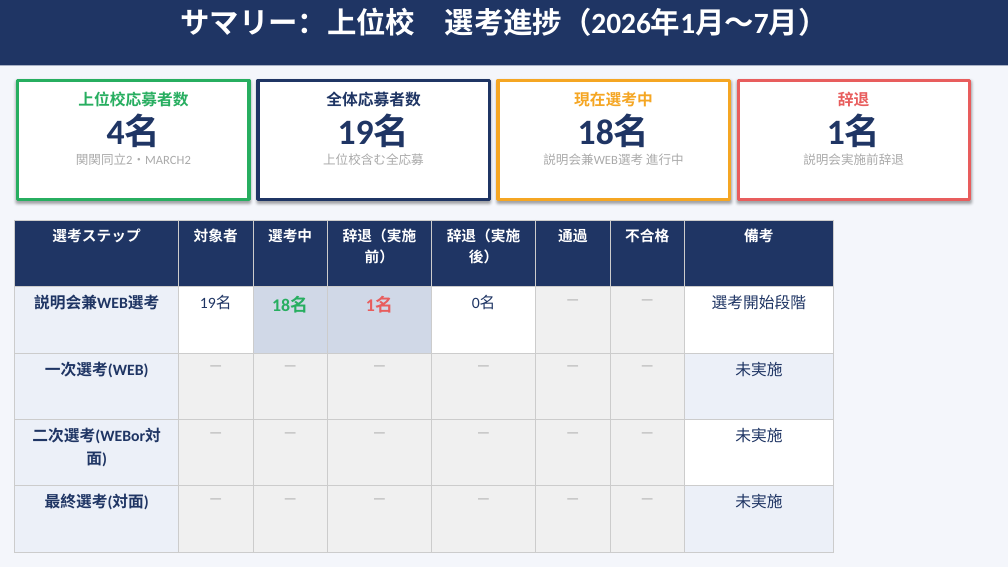
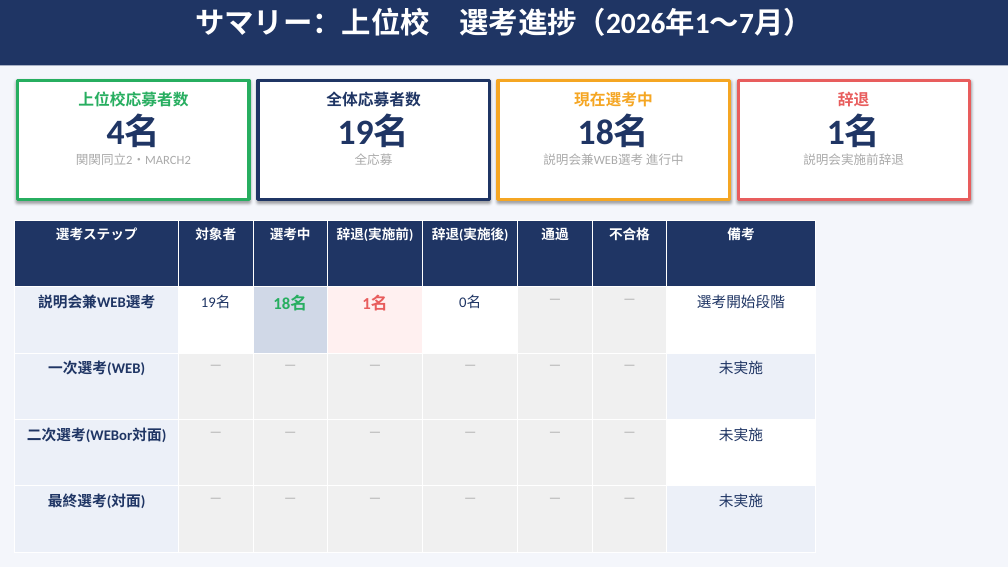
Before and after one commit to syoukaku007-star/daiki, a slide deck: slide 2 of 上位校採用分析レポート_2026_v2.pptx. Drawn at 1008x567 pixels with LibreOffice and Linux fonts; fonts in the diff are those of the drawing. Boxes give left, top, right and bottom in pixels: in the first picture for what was removed or moved away, otherwise in the second. Text is boxed around its words. In the diff, an @@ line names an element or a change of style, - is before the commit and + after.

```diff
--- a/上位校採用分析レポート_2026_v2.pptx
+++ b/上位校採用分析レポート_2026_v2.pptx
@@ text in rectangle at bbox=[195, 7, 812, 36]: text changed @@
-サマリー：上位校 選考進捗（2026年1月〜7月）
+サマリー：上位校 選考進捗（2026年1〜7月）
@@ text at bbox=[355, 154, 393, 165]: text changed @@
-上位校含む全応募
+全応募
@@ table at bbox=[15, 220, 815, 552] @@
-row 1, column 4: 辞退（実施前）
+row 1, column 4: 辞退(実施前)
-row 1, column 5: 辞退（実施後）
+row 1, column 5: 辞退(実施後)
@@ fill #D0D8E8 to #FFF0F0 in row 2, column 4 @@
@@ size 14 to 13 pt in "選考ステップ", "対象者", "選考中", "通過" and 22 more places @@
@@ size 15 to 14 pt in "説明会兼WEB選考", "19名", "0名", "選考開始段階" and 6 more places @@
@@ size 17 to 16 pt in "18名", "1名" @@
@@ borders changed @@
@@ table: place and size @@
-table at bbox=[15, 220, 833, 552]
+table at bbox=[15, 220, 815, 552]
```
Also in this commit, not shown: 7 other slides changed.
